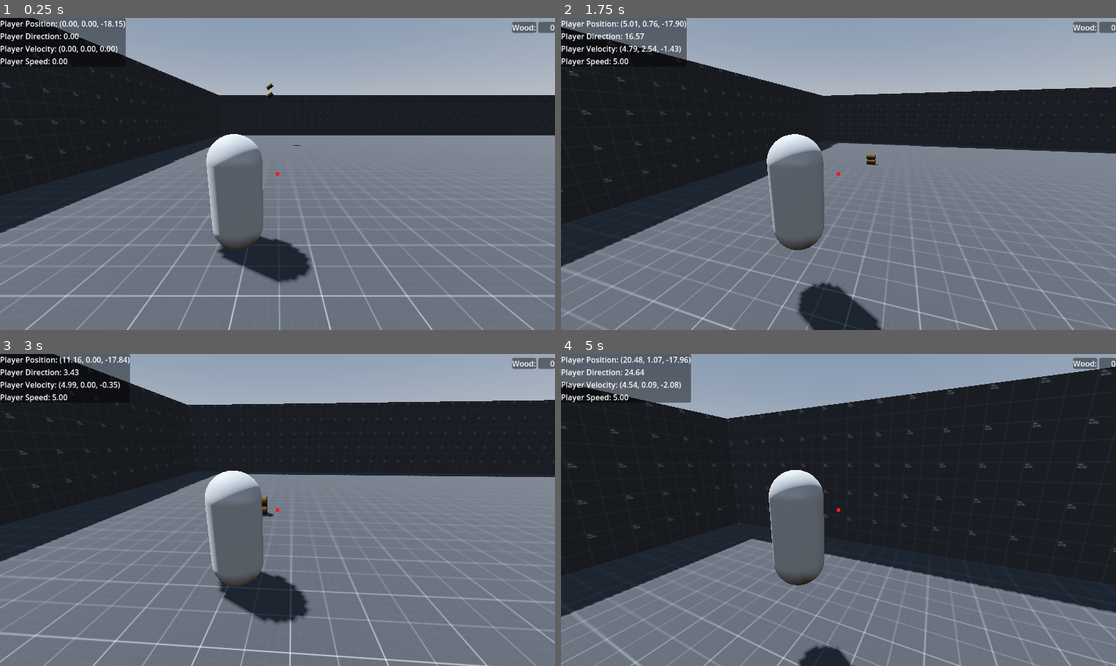
Above: before the commit, frames 1-4 (two rows, left to right).
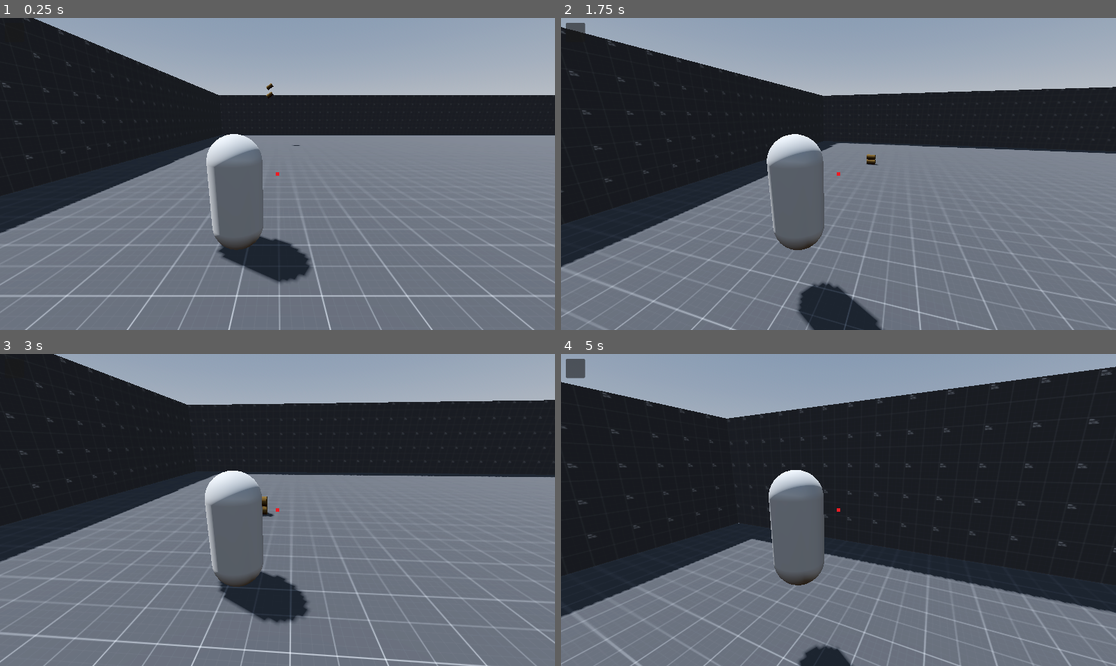
Above: after the commit, the same moments.

Repository: Zokerus/Tamera-Prototype
Game: Godot game, scene res://main.tscn
The game is run twice, just before and just after one commit, with the same random seed, the same clock (stepped at 60 frames per second) and the same inputs.
Inputs (mouse positions are in pixels of both pictures, inside the frame that each line leads up to):
- Up to frame 1 (0.25 s): no input
- Up to frame 2 (1.75 s): tap Enter (ui_accept) at 0.5, 0.77, 1.52 s; move the mouse to (866, 174) at 0.52 s; hold E (Interact) 0.53-1.28 s; hold W (Forward) from 0.53 s (still down); move the mouse to (810, 174) at 1.27 s; tap E (Interact) at 1.35 s
- Up to frame 3 (3 s): keep holding W (Forward); move the mouse to (288, 503) at 2.02 s; hold E (Interact) 2.03-2.78 s; move the mouse to (271, 516) at 2.77 s; tap E (Interact) at 2.85 s
- Up to frame 4 (5 s): keep holding W (Forward); tap Enter (ui_accept) at 3.02, 3.77, 4.52 s; move the mouse to (877, 513) at 3.52 s; hold E (Interact) 3.53-4.28 s; move the mouse to (794, 506) at 4.27 s; tap E (Interact) at 4.35 s

The runs differ from the first frame. In frame 1, 1.8% of the frame differs, in the area x 0-100%, y 0-16%; in frame 2, 2.4%; in frame 3, 1.5%; in frame 4, 3.3%.

Commit message:
create basic inventory ui

Diff:
--- a/Character/Camera/camera_controller.gd
+++ b/Character/Camera/camera_controller.gd
@@ -24,7 +24,7 @@
 		v_pivot.rotation.x = clampf(v_pivot.rotation.x, -PI*0.25, PI*0.25)
 
 	if event.is_action_pressed("Interact"):
-		if lastDetectedObject:
+		if lastDetectedObject != null:
 			lastDetectedObject.interact_with()
 
 func _process(delta: float) -> void:
--- a/Character/PlayerController/player_controller.tscn
+++ b/Character/PlayerController/player_controller.tscn
@@ -1,8 +1,9 @@
-[gd_scene load_steps=4 format=3 uid="uid://b7v4pyujkkf77"]
+[gd_scene load_steps=5 format=3 uid="uid://b7v4pyujkkf77"]
 
 [ext_resource type="PackedScene" uid="uid://cilxb6fmta7wx" path="res://Character/Player/player.tscn" id="1_xph5g"]
 [ext_resource type="PackedScene" uid="uid://4nfhnsh216u2" path="res://Character/Camera/camera_controller.tscn" id="2_58fye"]
 [ext_resource type="PackedScene" uid="uid://dnyixu56h1p84" path="res://GUI/Debug/debug_ui.tscn" id="3_ktnv2"]
+[ext_resource type="PackedScene" uid="uid://d4811sl8t5w6" path="res://GUI/InventoryInterface/inventory_interface.tscn" id="4_xqgy3"]
 
 [node name="PlayerController" type="Node3D"]
 
@@ -16,4 +17,7 @@
 [node name="Debug UI" parent="CanvasLayer" node_paths=PackedStringArray("player") instance=ExtResource("3_ktnv2")]
 player = NodePath("../../Player")
 
+[node name="InventoryInterface" parent="CanvasLayer" instance=ExtResource("4_xqgy3")]
+mouse_filter = 2
+
 [connection signal="interactable_detected" from="CameraController" to="CanvasLayer/Debug UI" method="SetInteractable"]
--- a/GUI/Debug/debug_ui.tscn
+++ b/GUI/Debug/debug_ui.tscn
@@ -21,6 +21,7 @@
 script = ExtResource("1_3b8v4")
 
 [node name="Label" type="Label" parent="."]
+visible = false
 layout_mode = 0
 offset_right = 40.0
 offset_bottom = 23.0
@@ -62,6 +63,7 @@
 horizontal_alignment = 1
 
 [node name="HBoxContainer" type="HBoxContainer" parent="."]
+visible = false
 layout_mode = 1
 anchors_preset = 1
 anchor_left = 1.0
--- /dev/null
+++ b/GUI/InventoryInterface/inventory_interface.tscn
@@ -0,0 +1,18 @@
+[gd_scene load_steps=2 format=3 uid="uid://d4811sl8t5w6"]
+
+[ext_resource type="PackedScene" uid="uid://qxl2adeh8lnx" path="res://Systems/ItemSystem/Inventory/inventory.tscn" id="1_neakx"]
+
+[node name="InventoryInterface" type="Control"]
+layout_mode = 3
+anchors_preset = 15
+anchor_right = 1.0
+anchor_bottom = 1.0
+grow_horizontal = 2
+grow_vertical = 2
+
+[node name="PlayerInventory" parent="." instance=ExtResource("1_neakx")]
+layout_mode = 0
+offset_left = 10.0
+offset_top = 10.0
+offset_right = 50.0
+offset_bottom = 50.0
--- /dev/null
+++ b/Systems/ItemSystem/Inventory/inventory.gd
@@ -0,0 +1,11 @@
+extends PanelContainer
+
+
+# Called when the node enters the scene tree for the first time.
+func _ready() -> void:
+	pass # Replace with function body.
+
+
+# Called every frame. 'delta' is the elapsed time since the previous frame.
+func _process(delta: float) -> void:
+	pass
